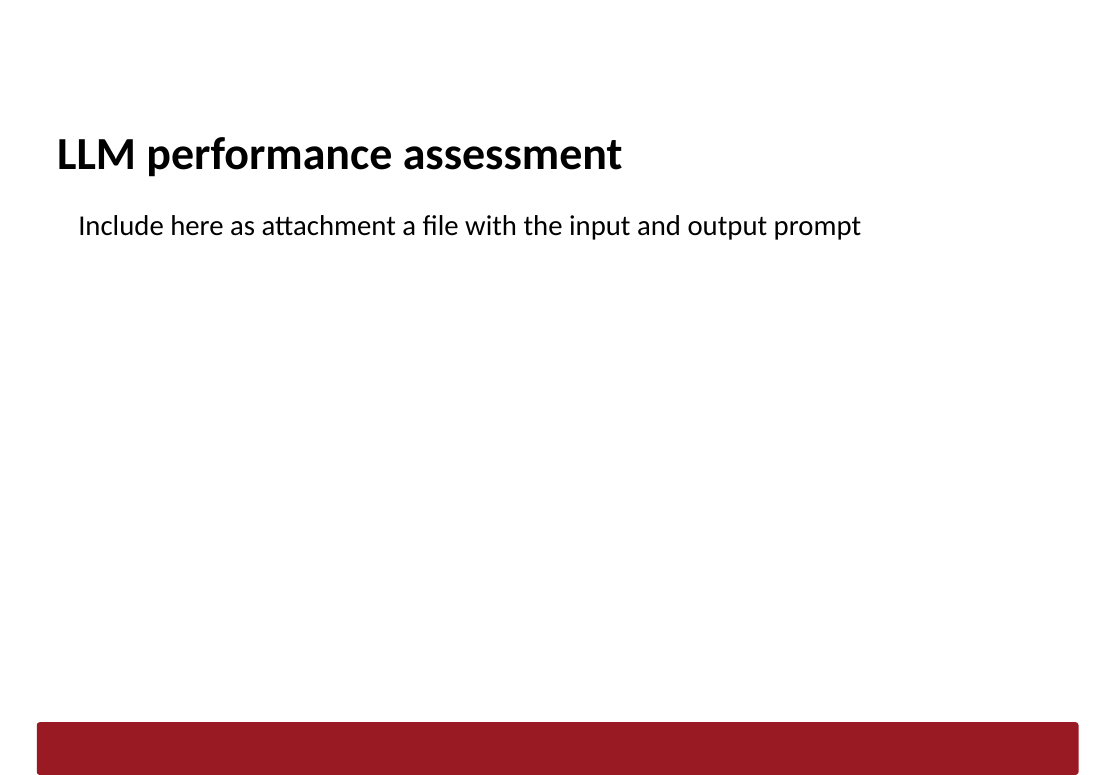
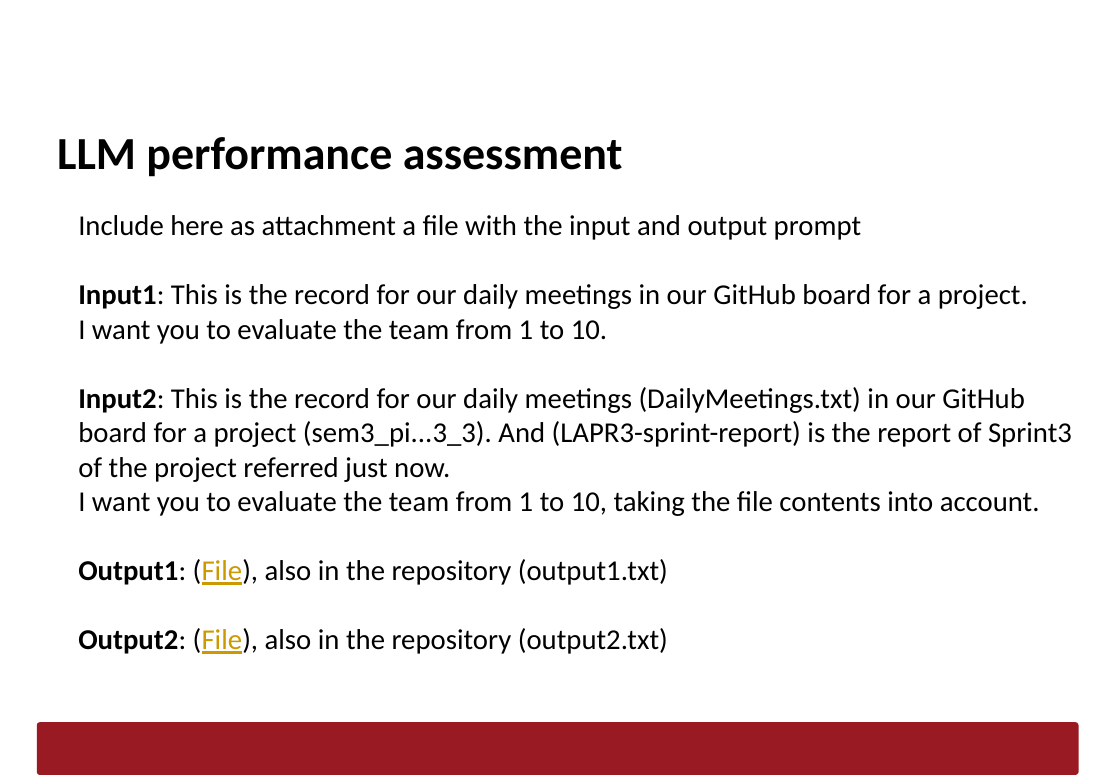
Before and after one commit to AfonsoMachado1892/Logistics-on-Rails, a slide deck: slide 14 of Scrum/sprint3/Report/LAPR3-Report-Sprint3_G092.pptx. Drawn at 1120x775 pixels with LibreOffice and Linux fonts; fonts in the diff are those of the drawing; background and template pictures are left out. Boxes give left, top, right and bottom in pixels: in the first picture for what was removed or moved away, otherwise in the second. Text is boxed around its words. In the diff, an @@ line names an element or a change of style, - is before the commit and + after.

Commit message:
[PROJECT REPORT]: Finished Report

```diff
--- a/Scrum/sprint3/Report/LAPR3-Report-Sprint3_G092.pptx
+++ b/Scrum/sprint3/Report/LAPR3-Report-Sprint3_G092.pptx
@@ text at [78, 284, 1072, 654]: paragraphs added @@
+Input1: This is the record for our daily meetings in our GitHub board for a project.
+I want you to evaluate the team from 1 to 10.
+Input2: This is the record for our daily meetings (DailyMeetings.txt) in our GitHub board for a project (sem3_pi...3_3). And (LAPR3-sprint-report) is the report of Sprint3 of the project referred just now.
+I want you to evaluate the team from 1 to 10, taking the file contents into account.
+Output1: (File), also in the repository (output1.txt)
+Output2: (File), also in the repository (output2.txt)
```
Also in this commit, not shown: 4 other slides changed.
